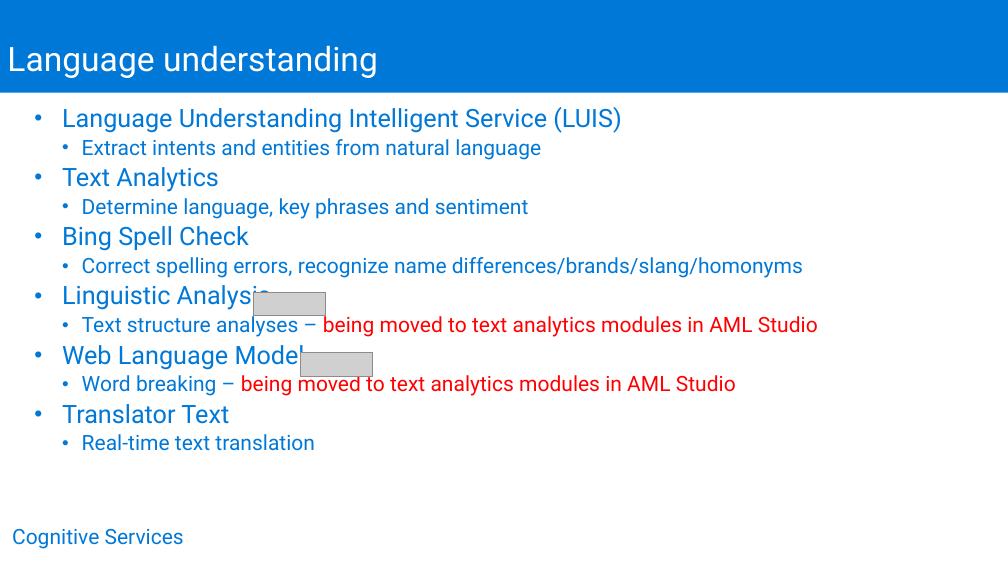
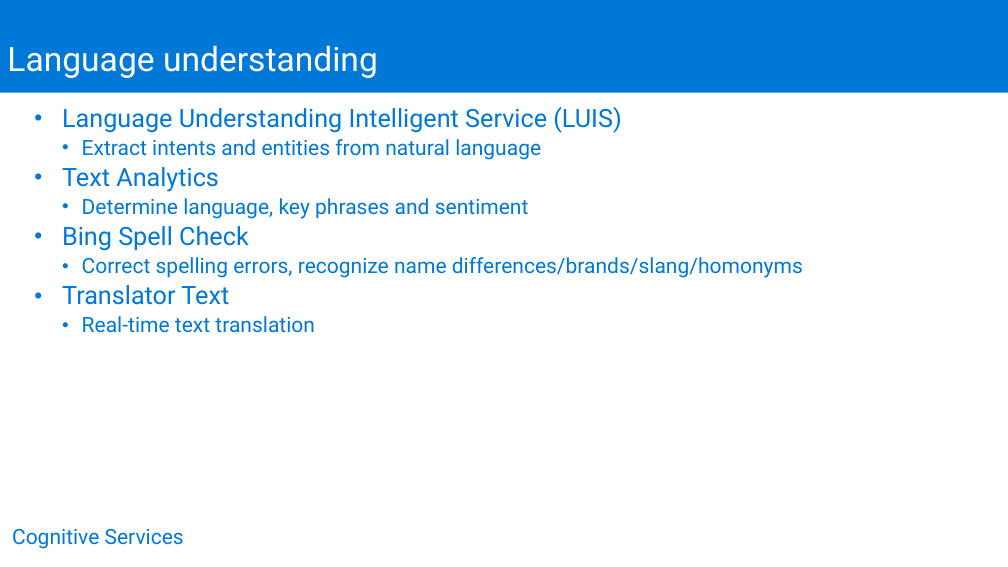
Before and after one commit to joeax/LearnAI-DesigningandArchitectingIntelligentAgents, a slide deck: slide 6 of 05-cognitive_services/resources/slides/IntelligentAgent_05_CognitiveServices_Instructor.pptx. Drawn at 1008x567 pixels with LibreOffice and Linux fonts; fonts in the diff are those of the drawing; grey boxes stand for pictures; background and template pictures are left out. Boxes give left, top, right and bottom in pixels: in the first picture for what was removed or moved away, otherwise in the second. Text is boxed around its words. In the diff, an @@ line names an element or a change of style, - is before the commit and + after.

Commit message:
post-build updates to modules 04 and 05

```diff
--- a/05-cognitive_services/resources/slides/IntelligentAgent_05_CognitiveServices_Instructor.pptx
+++ b/05-cognitive_services/resources/slides/IntelligentAgent_05_CognitiveServices_Instructor.pptx
@@ text at bbox=[62, 285, 818, 396]: paragraphs removed @@
-• Linguistic Analysis
-  • Text structure analyses – being moved to text analytics modules in AML Studio
-• Web Language Model
-  • Word breaking – being moved to text analytics modules in AML Studio
@@ picture removed at bbox=[253, 292, 326, 315] @@
@@ picture removed at bbox=[300, 353, 373, 377] @@
```
Also in this commit, not shown: 7 other slides changed, 3 slides added, 1 slide removed, 4 other files.
